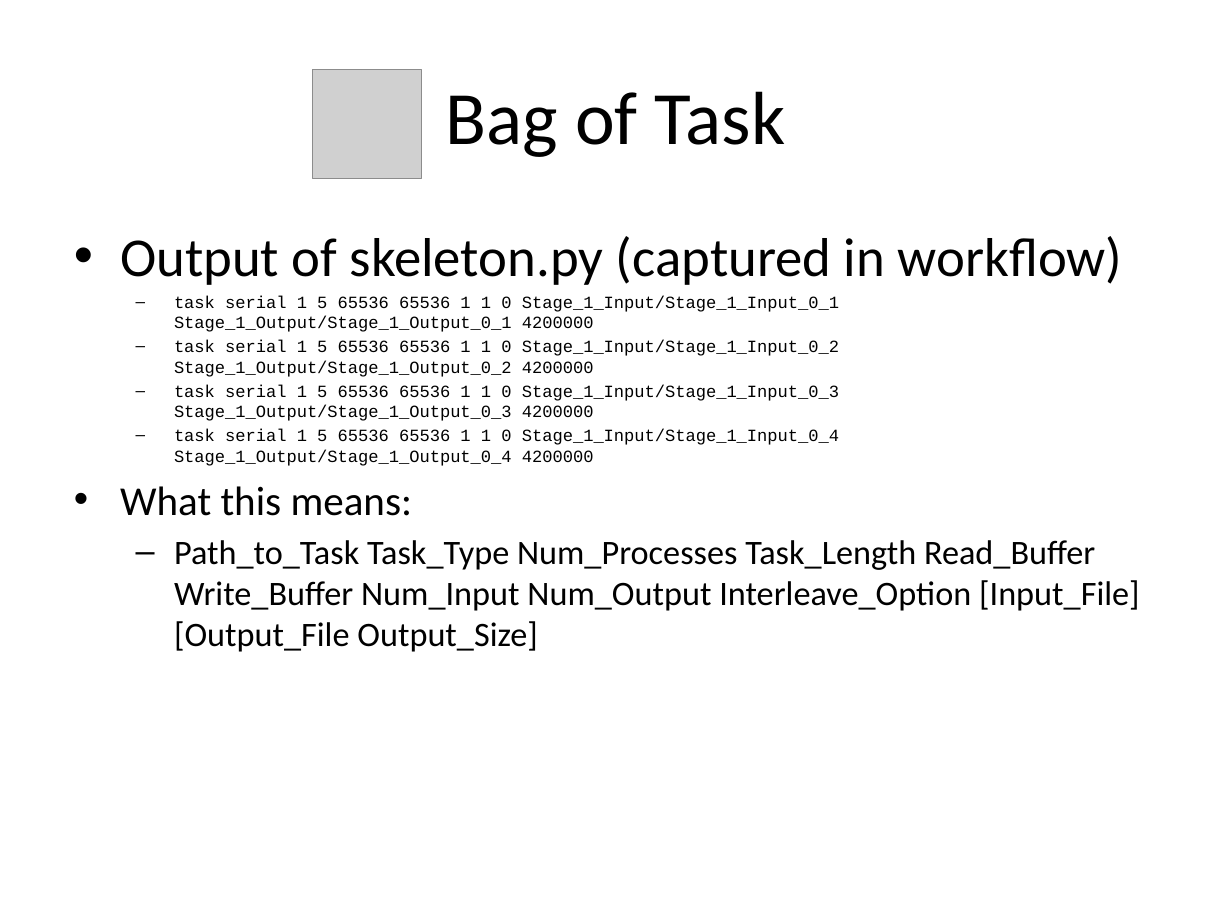
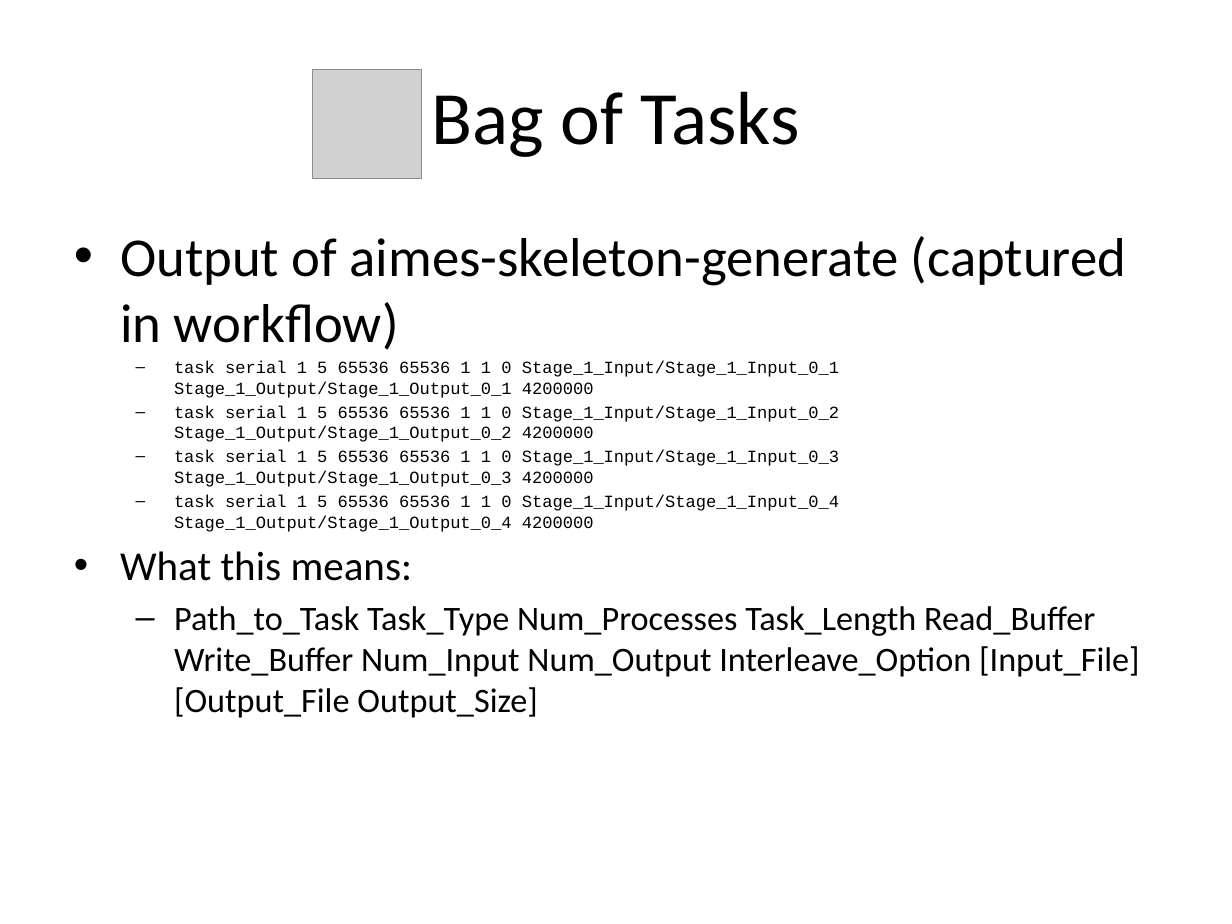
Before and after one commit to applicationskeleton/Skeleton, a slide deck: slide 6 of tutorial/skeleton-tutorial.pptx. Drawn at 1232x924 pixels with LibreOffice and Linux fonts; fonts in the diff are those of the drawing; grey boxes stand for pictures. Boxes give left, top, right and bottom in pixels: in the first picture for what was removed or moved away, otherwise in the second. Text is boxed around its words. In the diff, an @@ line names an element or a change of style, - is before the commit and + after.

```diff
--- a/tutorial/skeleton-tutorial.pptx
+++ b/tutorial/skeleton-tutorial.pptx
@@ title at bbox=[432, 91, 800, 157]: text changed @@
-Bag of Task
+Bag of Tasks
@@ text at bbox=[120, 236, 1127, 350]: text changed @@
-• Output of skeleton.py (captured in workflow)
+• Output of aimes-skeleton-generate (captured in workflow)
```
Also in this commit, not shown: 14 other slides changed.
